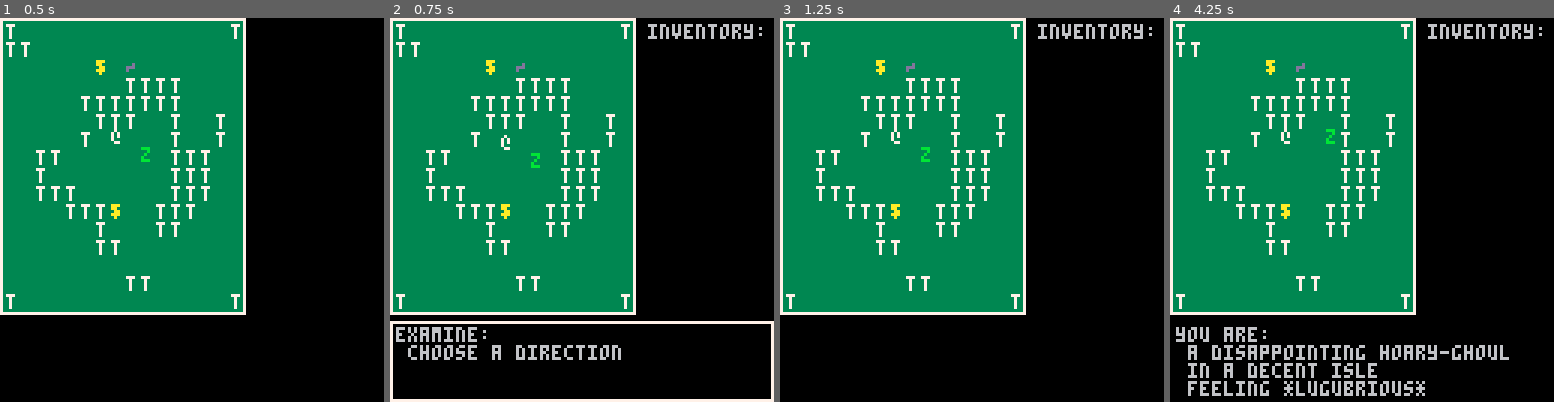
Above: before the commit, frames 1-4 (left to right).
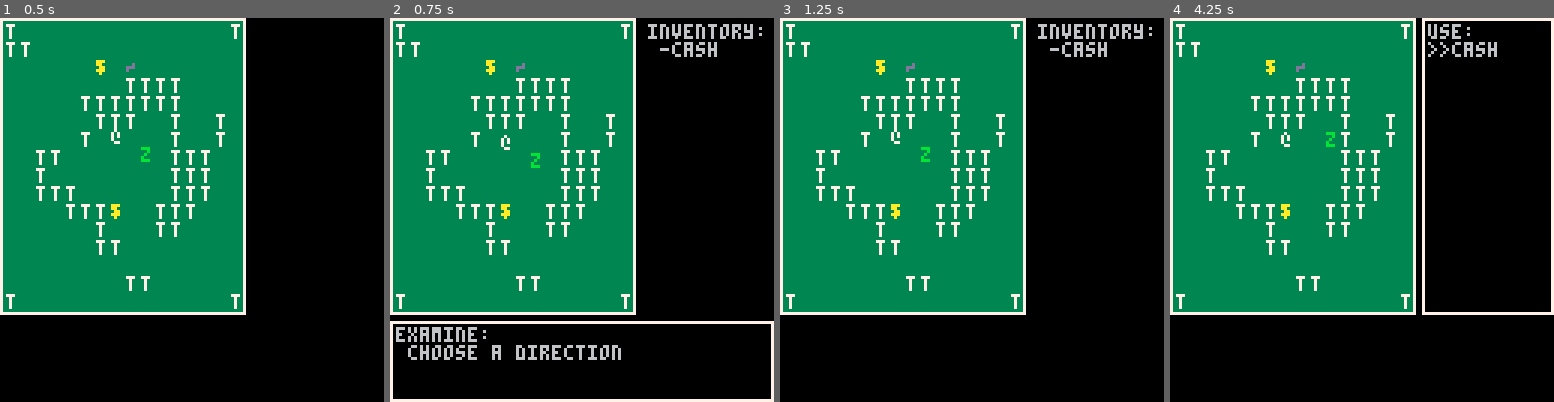
Above: after the commit, the same moments.

Repository: arnodick/castle
Game: PICO-8 cartridge castle.p8
The game is run twice, just before and just after one commit, with the same random seed, the same clock (stepped at 60 frames per second) and the same inputs.
Inputs:
- Up to frame 1 (0.5 s): tap X (X key) at 0.33 s
- Up to frame 2 (0.75 s): tap O (Z key) at 0.7 s
- Up to frame 3 (1.25 s): tap X (X key) at 1.07 s
- Up to frame 4 (4.25 s): hold Right 1.6-2.1 s; tap O (Z key) every 0.4 s from 1.7 to 4.1 s; tap X (X key) at 1.85, 2.97, 4.08 s; hold Up 2.15-2.42 s; hold Right 2.47-3.03 s; hold Left 3.08-3.58 s; hold Down 3.63-3.97 s; hold Right from 4.02 s (still down)

Frame 1 is identical in both runs. In frame 2, 0.3% of the frame differs, in the area x 70-86%, y 6-11%; in frame 3, 0.3%; in frame 4, 6.4%, in the area x 1-100%, y 0-99%.

Commit message:
something

Diff:
--- a/castle.p8
+++ b/castle.p8
@@ -323,11 +323,14 @@
 		a.attackdir=0
 		a.attackpwr=3
 		a.hit=0
+		a.inventory={}
+		if rnd(1)<0.5 then
+			a.inventory[1]=4+flr(rnd(2))*2
+		end
 		add(actors.creatures,a)
 	end
 	if a.t==1 then
 		a.attackpwr=2
-		a.inventory={}
 	end
 	add(actors,a)
 	return a
@@ -446,10 +449,12 @@
 			a.attack=6
 			if t.hit==0 then
 				t.hit=a.attackpwr
+				dropitem(t)
 				moveactor(t,d)
 			else
 				sfx(1)
 				room[t.x][t.y]=0
+				dropitem(t)
 				if t==p then
 					players[1]=nil
 					p=nil
@@ -489,11 +494,15 @@
 		end
 		end
 	elseif a.t==4 or a.t==6 then
-		if p!=nil then
-		if p.x==a.x and p.y==a.y then
-			pickupitem(p,a)
-		end
-		end
+		--if p!=nil then
+		--if p.x==a.x and p.y==a.y then
+		for k,v in pairs(actors.creatures) do
+			if v.x==a.x and v.y==a.y then
+				pickupitem(v,a)
+			end
+		end
+		--end
+		--end
 	elseif a.hit==0 then
 		local d=movetype(a)
 		if moveactor(a,d) then
@@ -540,6 +549,13 @@
 	sfx(actortypes[i.t][level+1].snd)
 	del(actors,i)
 	del(actors.items,i)
+end
+
+function dropitem(a)
+	if a.inventory[1]!=nil then
+		makeactor(a.inventory[1],a.x,a.y)
+		del(a.inventory,a.inventory[1])
+	end
 end
 
 function domenu(m)
